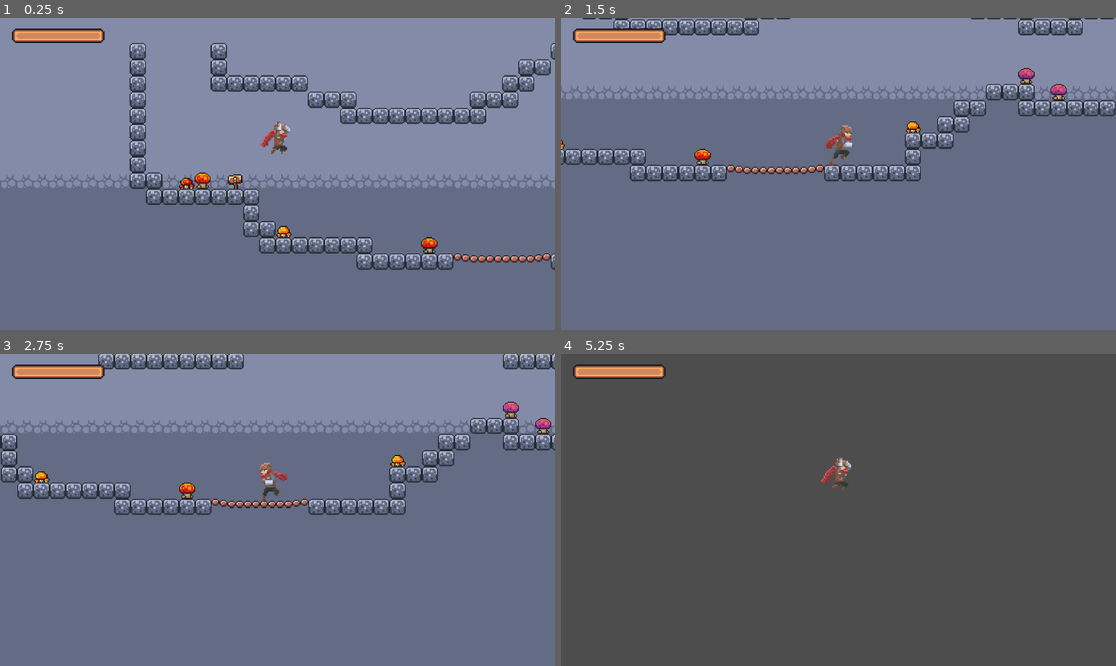
Above: before the commit, frames 1-4 (two rows, left to right).
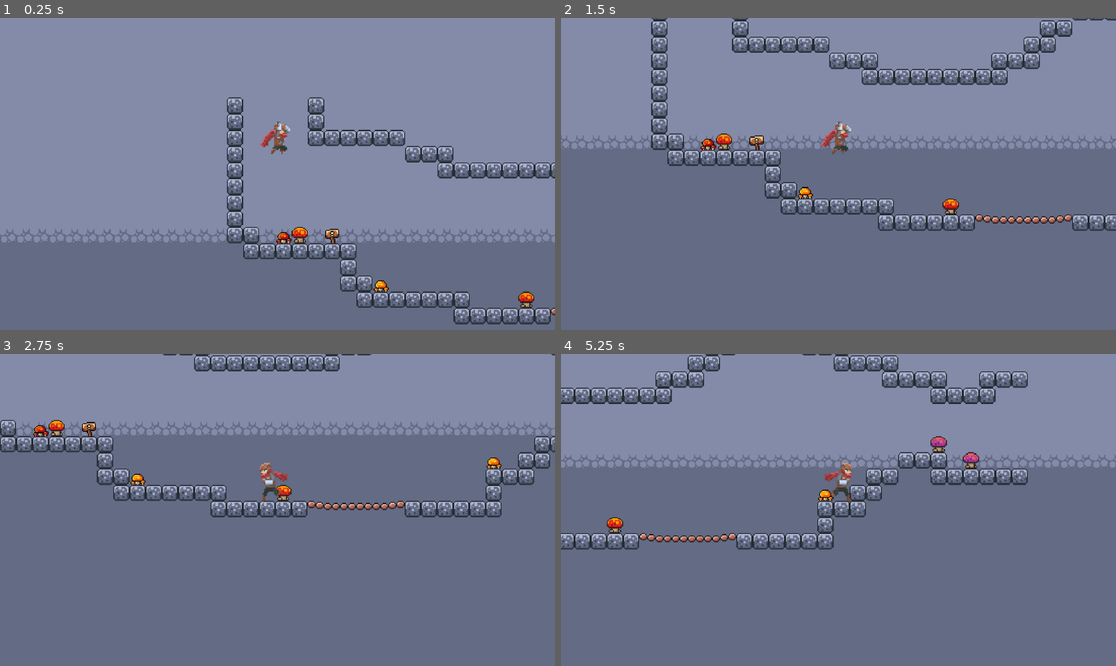
Above: after the commit, the same moments.

Repository: jas-wei/pirate-jam
Game: Godot game, scene res://scenes/level1.1.tscn
The game is run twice, just before and just after one commit, with the same random seed, the same clock (stepped at 60 frames per second) and the same inputs.
Inputs (mouse positions are in pixels of both pictures, inside the frame that each line leads up to):
- Up to frame 1 (0.25 s): no input
- Up to frame 2 (1.5 s): move the mouse to (960, 158) at 0.52 s; hold D (right) from 0.53 s (still down); click (960, 158) at 0.6 s; tap Space (jump) at 0.77, 0.8, 1.07, 1.35 s; move the mouse to (727, 189) at 1.27 s
- Up to frame 3 (2.75 s): tap Space (jump) at 1.52, 1.82, 2.3 s; click (166, 525) at 1.55 s; move the mouse to (333, 441) at 2.02 s; release D (right) at 2.03 s; hold A (left) from 2.03 s (still down); click (333, 441) at 2.1 s
- Up to frame 4 (5.25 s): move the mouse to (810, 572) at 2.77 s; release A (left) at 2.78 s; hold D (right) 2.78-4.28 s; click (810, 572) at 2.85 s; tap Space (jump) at 3.02, 3.32, 3.6, 3.77, 4.07, 4.52, 4.82 s; move the mouse to (1005, 556) at 3.52 s; move the mouse to (672, 463) at 4.27 s; hold A (left) 4.28-5.03 s; click (672, 463) at 4.35 s; move the mouse to (866, 510) at 5.02 s; hold D (right) from 5.03 s (still down); click (866, 510) at 5.1 s

The runs differ from the first frame. In frame 1, 29% of the frame differs, in the area x 0-100%, y 3-99%; in frame 2, 26%; in frame 3, 12%; in frame 4, 99%, in the area x 0-100%, y 0-100%.

Commit message:
attack 1
added standing attack animation 1 with sword

Diff:
--- a/pirate-jam/project.godot
+++ b/pirate-jam/project.godot
@@ -43,6 +43,11 @@
 "events": [Object(InputEventKey,"resource_local_to_scene":false,"resource_name":"","device":-1,"window_id":0,"alt_press …(191 unchanged characters)…
 ]
 }
+mouse_left={
+"deadzone": 0.5,
+"events": [Object(InputEventMouseButton,"resource_local_to_scene":false,"resource_name":"","device":-1,"window_id":0,"alt_pressed":false,"shift_pressed":false,"ctrl_pressed":false,"meta_pressed":false,"button_mask":1,"position":Vector2(140, 18),"global_position":Vector2(149, 64),"factor":1.0,"button_index":1,"canceled":false,"pressed":true,"double_click":false,"script":null)
+]
+}
 
 [layer_names]
 
--- a/pirate-jam/scenes/health_bar.tscn
+++ b/pirate-jam/scenes/health_bar.tscn
@@ -11,5 +11,6 @@
 offset_right = 89.0
 offset_bottom = 34.0
 scale = Vector2(3, 3)
+value = 40.0
 texture_under = ExtResource("1_1kg3r")
 texture_progress = ExtResource("2_8xmr8")
--- a/pirate-jam/scenes/level1.1.tscn
+++ b/pirate-jam/scenes/level1.1.tscn
@@ -181,7 +181,7 @@
 layer_1/tile_data = PackedInt32Array(-327689, 393216, 1, -262153, 393216, 1, -196617, 393216, 1, -131081, 393216, 1, -6 …(2245 unchanged characters)…
 
 [node name="player" parent="." instance=ExtResource("1_t20pi")]
-position = Vector2(-2, -33)
+position = Vector2(-98, -82)
 
 [node name="Camera2D" type="Camera2D" parent="player"]
 position = Vector2(1.41343, 23.3216)
@@ -189,4 +189,5 @@
 zoom = Vector2(2.1, 2.1)
 
 [node name="health_bar" parent="." instance=ExtResource("2_3dd0l")]
+visible = false
 script = ExtResource("3_v2xew")
--- a/pirate-jam/scenes/player.tscn
+++ b/pirate-jam/scenes/player.tscn
@@ -47,6 +47,26 @@
 atlas = ExtResource("2_cf8ah")
 region = Rect2(300, 37, 50, 37)
 
+[sub_resource type="AtlasTexture" id="AtlasTexture_uetqu"]
+atlas = ExtResource("2_cf8ah")
+region = Rect2(0, 222, 50, 37)
+
+[sub_resource type="AtlasTexture" id="AtlasTexture_xr7qk"]
+atlas = ExtResource("2_cf8ah")
+region = Rect2(50, 222, 50, 37)
+
+[sub_resource type="AtlasTexture" id="AtlasTexture_1e4aj"]
+atlas = ExtResource("2_cf8ah")
+region = Rect2(100, 222, 50, 37)
+
+[sub_resource type="AtlasTexture" id="AtlasTexture_d8x5s"]
+atlas = ExtResource("2_cf8ah")
+region = Rect2(150, 222, 50, 37)
+
+[sub_resource type="AtlasTexture" id="AtlasTexture_cqm8n"]
+atlas = ExtResource("2_cf8ah")
+region = Rect2(250, 222, 50, 37)
+
 [sub_resource type="SpriteFrames" id="SpriteFrames_k8v11"]
 animations = [{
 "frames": [{
@@ -64,7 +84,7 @@
 }],
 "loop": true,
 "name": &"idle",
-"speed": 5.0
+"speed": 10.0
 }, {
 "frames": [{
 "duration": 1.0,
@@ -72,7 +92,7 @@
 }],
 "loop": true,
 "name": &"jump",
-"speed": 5.0
+"speed": 10.0
 }, {
 "frames": [{
 "duration": 1.0,
@@ -95,7 +115,27 @@
 }],
 "loop": true,
 "name": &"run",
-"speed": 5.0
+"speed": 10.0
+}, {
+"frames": [{
+"duration": 1.0,
+"texture": SubResource("AtlasTexture_uetqu")
+}, {
+"duration": 1.0,
+"texture": SubResource("AtlasTexture_xr7qk")
+}, {
+"duration": 1.0,
+"texture": SubResource("AtlasTexture_1e4aj")
+}, {
+"duration": 1.0,
+"texture": SubResource("AtlasTexture_d8x5s")
+}, {
+"duration": 1.0,
+"texture": SubResource("AtlasTexture_cqm8n")
+}],
+"loop": false,
+"name": &"sword_attack",
+"speed": 10.0
 }]
 
 [sub_resource type="CapsuleShape2D" id="CapsuleShape2D_0is6d"]
@@ -109,10 +149,11 @@
 [node name="AnimatedSprite2D" type="AnimatedSprite2D" parent="."]
 light_mask = 2
 sprite_frames = SubResource("SpriteFrames_k8v11")
-animation = &"jump"
-frame_progress = 0.00161637
+animation = &"idle"
 
 [node name="CollisionShape2D" type="CollisionShape2D" parent="."]
 position = Vector2(0, 1.41343)
 scale = Vector2(0.73, 0.73)
 shape = SubResource("CapsuleShape2D_0is6d")
+
+[connection signal="animation_finished" from="AnimatedSprite2D" to="." method="_on_animated_sprite_2d_animation_finished"]
--- a/pirate-jam/scripts/player.gd
+++ b/pirate-jam/scripts/player.gd
@@ -4,37 +4,54 @@
 
 const SPEED = 300.0
 const JUMP_VELOCITY = -400.0
+var is_attacking = false
 
 @export var maxHealth = 30
 @onready var currentHealth = 0
 
 @onready var animated_sprite_2d: AnimatedSprite2D = $AnimatedSprite2D
 
+
 func _ready():
 	healthChanged.emit()
 
 func _physics_process(delta: float) -> void:
-	# Add the gravity.
+	# Add gravity
 	if not is_on_floor():
 		velocity += get_gravity() * delta
 
-	# Handle jump.
-	if (Input.is_action_just_pressed("jump") or Input.is_action_just_pressed("up")) and is_on_floor():
-		velocity.y = JUMP_VELOCITY
+	# Handle attack
+	if Input.is_action_just_pressed("mouse_left") and not is_attacking and is_on_floor():
+		is_attacking = true
+		velocity.x = move_toward(velocity.x, 0, SPEED)
+		animated_sprite_2d.play("sword_attack")
+		return
 
-	#movements
-	if Input.is_action_pressed("left"):
-		animated_sprite_2d.flip_h = true
-		animated_sprite_2d.play("run")
-		velocity.x = -SPEED
-	elif Input.is_action_pressed("right"):
-		animated_sprite_2d.flip_h = false
-		animated_sprite_2d.play("run")
-		velocity.x = SPEED
-	else:
-		animated_sprite_2d.play("idle")
-		velocity.x = move_toward(velocity.x, 0, SPEED)
-	if !is_on_floor():
-		animated_sprite_2d.play("jump")
+	# Handle jump
+
+
+	# Handle movement (blocked if attacking)
+	if not is_attacking:
+		if (Input.is_action_just_pressed("jump") or Input.is_action_just_pressed("up")) and is_on_floor():
+			velocity.y = JUMP_VELOCITY
+		if Input.is_action_pressed("left"):
+			animated_sprite_2d.flip_h = true
+			animated_sprite_2d.play("run")
+			velocity.x = -SPEED
+		elif Input.is_action_pressed("right"):
+			animated_sprite_2d.flip_h = false
+			animated_sprite_2d.play("run")
+			velocity.x = SPEED
+		else:
+			animated_sprite_2d.play("idle")
+			velocity.x = move_toward(velocity.x, 0, SPEED)
+
+		if not is_on_floor():
+			animated_sprite_2d.play("jump")
 
 	move_and_slide()
+
+
+func _on_animated_sprite_2d_animation_finished() -> void:
+	if animated_sprite_2d.animation == "sword_attack":
+		is_attacking = false
Not shown: 1 places in pirate-jam/scenes/player.tscn that only renumber resources
